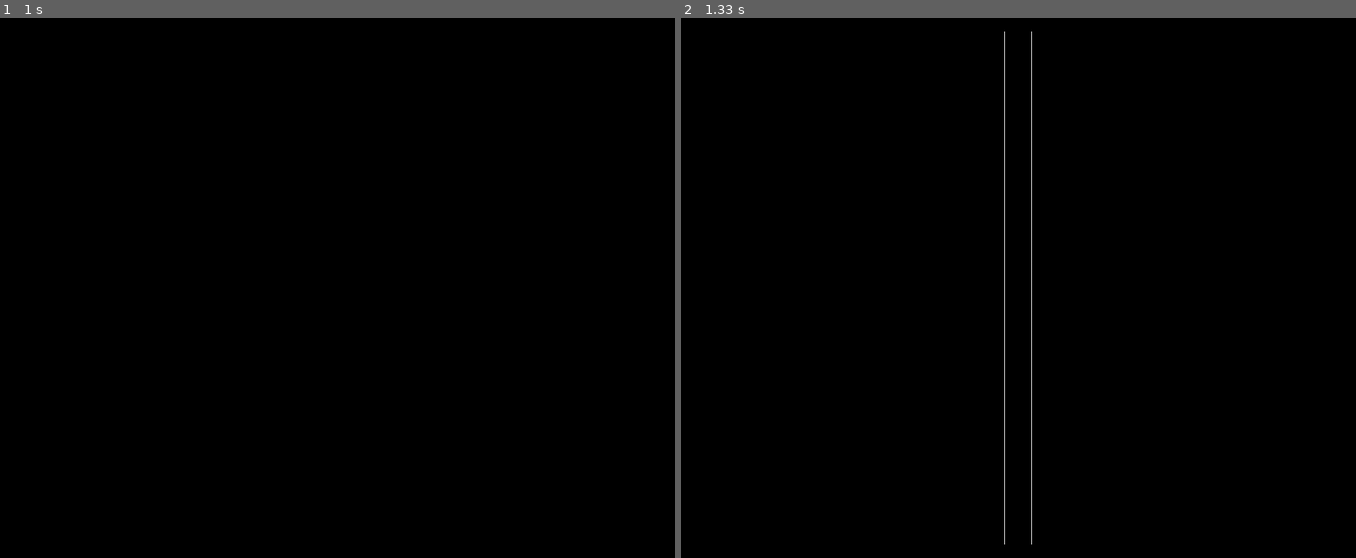
Above: before the commit, frames 1-2 (left to right).
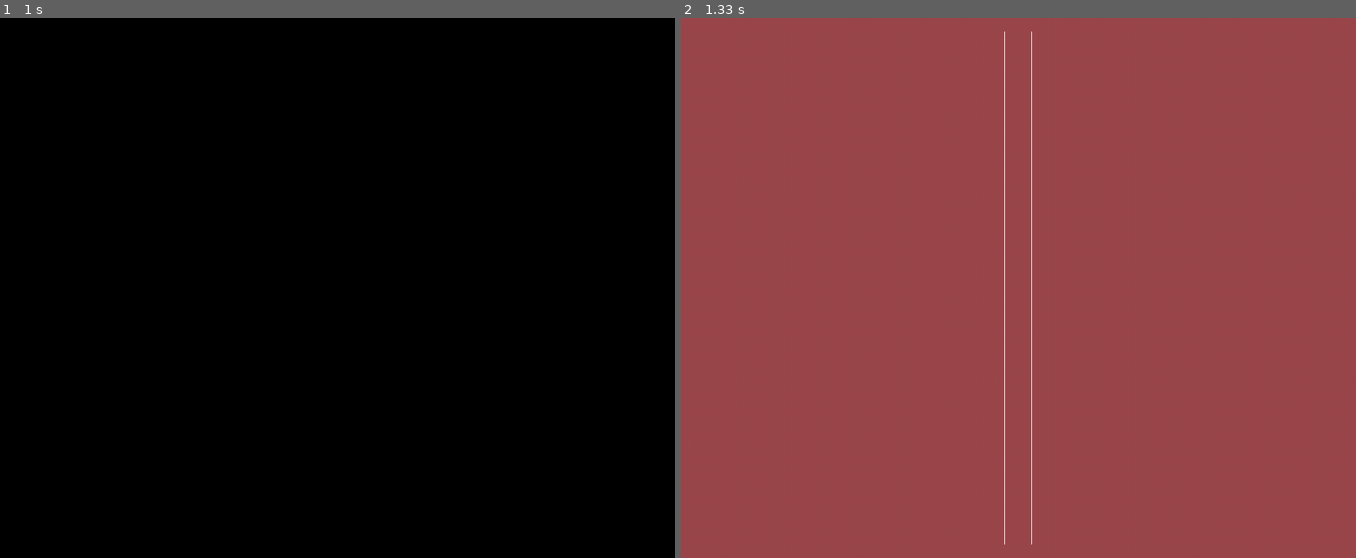
Above: after the commit, the same moments.

Repository: shivam-sahu/CGAssignment
Game: pygame game, started from maingcd.py
The game is run twice, just before and just after one commit, with the same random seed, the same clock (stepped at 60 frames per second) and the same inputs.
Inputs:
- Up to frame 1 (1 s): type "1 (at the terminal prompt)" at 0 s; type "1 (at the terminal prompt)" at 0 s
- Up to frame 2 (1.33 s): no input

Frame 1 is identical in both runs. In frame 2, 100% of the frame differs, in the area x 0-100%, y 0-100%.

Commit message:
background color changed

Diff:
--- a/maingcd.py
+++ b/maingcd.py
@@ -90,6 +90,7 @@
                 quit()
 
         glClear(GL_COLOR_BUFFER_BIT |GL_DEPTH_BUFFER_BIT)  # clear the frame
+        glClearColor(0.607, 0.278, 0.3, 1)  # set background color
         draw()  # calling the function with drawing logic
         pygame.display.flip()  # bring up the updated screen
 
